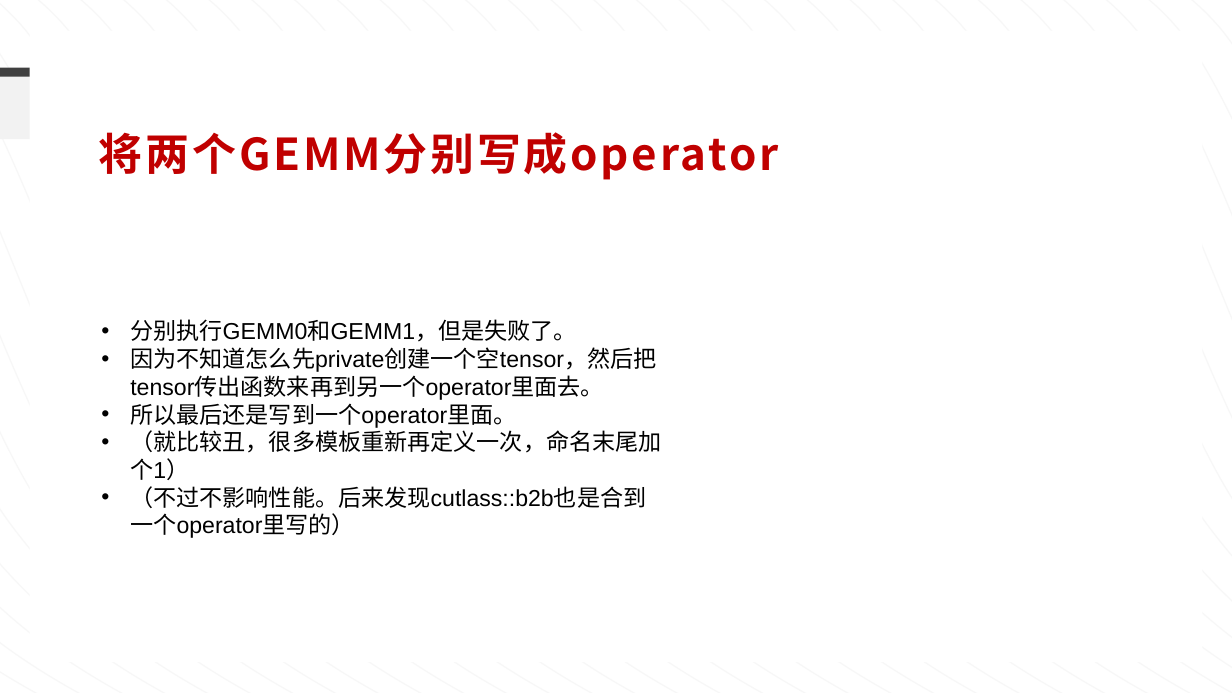
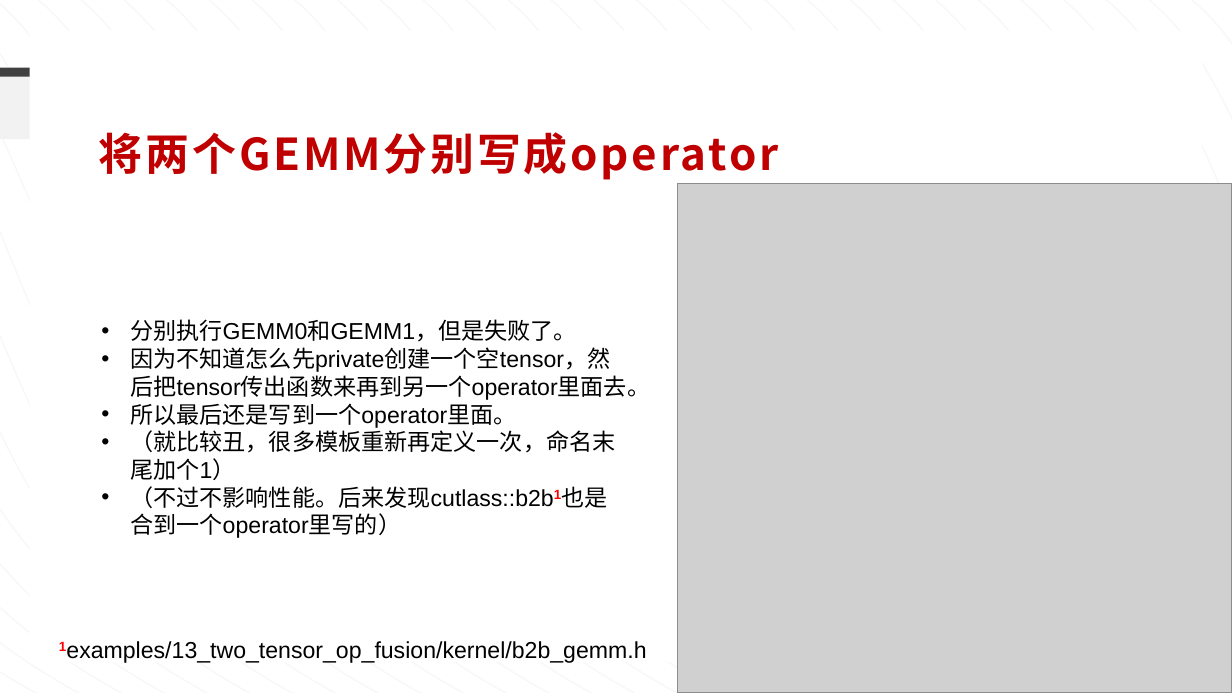
Before and after one commit to ziyuhuang123/dataflow_code, a slide deck: slide 4 of weekly_report/汇报-0823.pptx. Drawn at 1232x693 pixels with LibreOffice and Linux fonts; fonts in the diff are those of the drawing; grey boxes stand for pictures. Boxes give left, top, right and bottom in pixels: in the first picture for what was removed or moved away, otherwise in the second. Text is boxed around its words. In the diff, an @@ line names an element or a change of style, - is before the commit and + after.

```diff
--- a/weekly_report/汇报-0823.pptx
+++ b/weekly_report/汇报-0823.pptx
@@ picture added at [677, 183, 1232, 693] @@
@@ text at [130, 486, 553, 508]: text changed @@
-• （不过不影响性能。后来发现cutlass::b2b也是合到一个operator里写的）
+• （不过不影响性能。后来发现cutlass::b2b1也是合到一个operator里写的）
@@ text added at [66, 641, 646, 663], 18 pt, text #000000 @@
+1examples/13_two_tensor_op_fusion/kernel/b2b_gemm.h
```
Also in this commit, not shown: 5 other slides changed, 24 other files.
